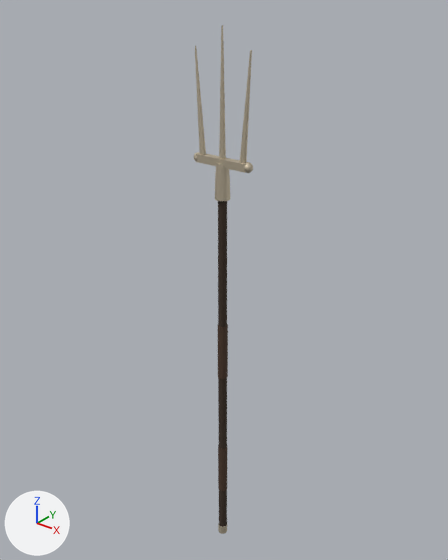
One commit to the glTF model src/assets/weapons/trident/trident.glb: the scene before it, then after it.
The view is the same before and after, from a camera (50 mm lens) standing at (1.207, -1.501, 1.771) and looking at (-0.042, 0.061, 0.802). The lights are fixed; the arrows at lower left show +X, +Y and +Z. The first picture is the older version. Where no turn or scale is listed for an object, it has been applied to the vertices. Vertices at exactly the same position are counted once.
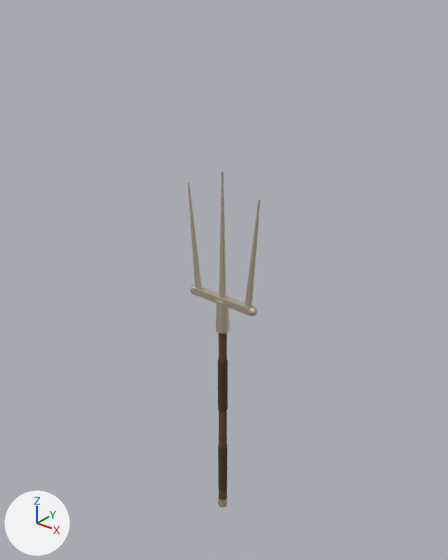
What the commit changed:
me_mesh_1 is used by ob_mesh_1; location (0.0, 0.0, 0.0).
me_mesh_1 had 28 vertices, 48 faces and spanned x -0.018..0.018, y -0.018..0.018, z -0.31..1.15.
me_mesh_1 now has 28 vertices, 48 faces and spans x -0.018..0.018, y -0.018..0.018, z -0.16..0.66.
me_mesh_1 part 1: the whole mesh is scaled about its middle by (1, 1, 0.562), then moved by (0.0, 0.0, -0.17).
me_mesh_4 is used by ob_mesh_4; location (0.0, 0.0, 0.0).
me_mesh_4 had 28 vertices, 48 faces and spanned x -0.026..0.026, y -0.026..0.026, z 1.13..1.25.
me_mesh_4 now has 28 vertices, 48 faces and spans x -0.026..0.026, y -0.026..0.026, z 0.64..0.76.
me_mesh_4 part 2: the whole mesh is moved by (0.0, 0.0, -0.49).
me_mesh_8 is used by ob_mesh_8; location (0.0, 0.0, 0.0).
me_mesh_8 had 24 vertices, 40 faces and spanned x -0.011..0.011, y -0.009..0.009, z 1.25..1.65.
me_mesh_8 now has 24 vertices, 40 faces and spans x -0.013..0.013, y -0.01..0.01, z 0.76..1.22.
me_mesh_8 part 3: the whole mesh is scaled about its middle by (1.17, 1.17, 1.15), then moved by (0.0, 0.0, -0.46).
me_mesh_9 is used by ob_mesh_9; location (0.0, 0.0, 0.0).
me_mesh_9 had 22 vertices, 40 faces and spanned x -0.106..-0.069, y -0.009..0.009, z 1.249..1.589.
me_mesh_9 now has 22 vertices, 40 faces and spans x -0.149..-0.097, y -0.01..0.01, z 0.759..1.159.
me_mesh_9 part 4: the whole mesh is turned -1.1 degrees about the y axis through its middle and scaled by 1.18, then moved by (-0.035, 0.0, -0.46).
me_mesh_10 is used by ob_mesh_10; location (0.0, 0.0, 0.0).
me_mesh_10 had 22 vertices, 40 faces and spanned x 0.069..0.106, y -0.009..0.009, z 1.249..1.589.
me_mesh_10 now has 22 vertices, 40 faces and spans x 0.097..0.149, y -0.01..0.01, z 0.759..1.159.
me_mesh_10 part 5: the whole mesh is turned 1.1 degrees about the y axis through its middle and scaled by 1.18, then moved by (0.035, 0.0, -0.46).
Object 'Mesh_5' (ob_mesh_5) moves from (0.0, 0.0, 1.25) to (0.0, 0.0, 0.76).
Object 'Mesh_6' (ob_mesh_6) moves from (-0.1, 0.0, 1.25) to (-0.13, 0.0, 0.76).
Object 'Mesh_7' (ob_mesh_7) moves from (0.1, 0.0, 1.25) to (0.13, 0.0, 0.76).

Pixel boxes (x1, y1, x2, y2) of what changed, in the pictures (448 x 560 px):
'Mesh_1', moved, rescaled (49% shorter)
    before: (218, 201, 227, 527)
    after: (218, 333, 227, 500)
'Mesh_8', moved, rescaled
    before: (219, 25, 226, 159)
    after: (219, 171, 226, 298)
'Mesh_10', moved, turned, rescaled
    before: (240, 50, 252, 163)
    after: (245, 199, 260, 308)
'Mesh_5', moved
    before: (196, 154, 250, 173)
    after: (192, 287, 255, 316)
'Mesh_4', moved
    before: (215, 162, 230, 201)
    after: (216, 300, 230, 333)
'Mesh_9', moved, turned, rescaled
    before: (195, 46, 206, 155)
    after: (188, 182, 202, 289)
'Mesh_7', moved
    before: (243, 162, 253, 173)
    after: (249, 307, 257, 316)
'Mesh_6', moved
    before: (194, 152, 200, 161)
    after: (190, 285, 195, 293)
